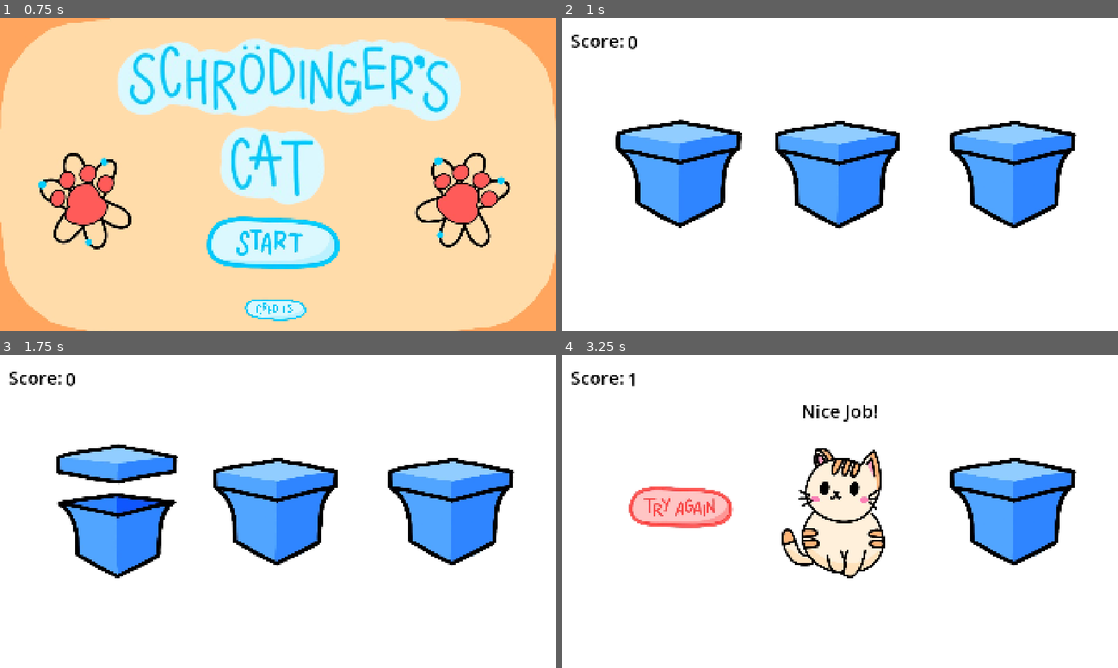
Above: before the commit, frames 1-4 (two rows, left to right).
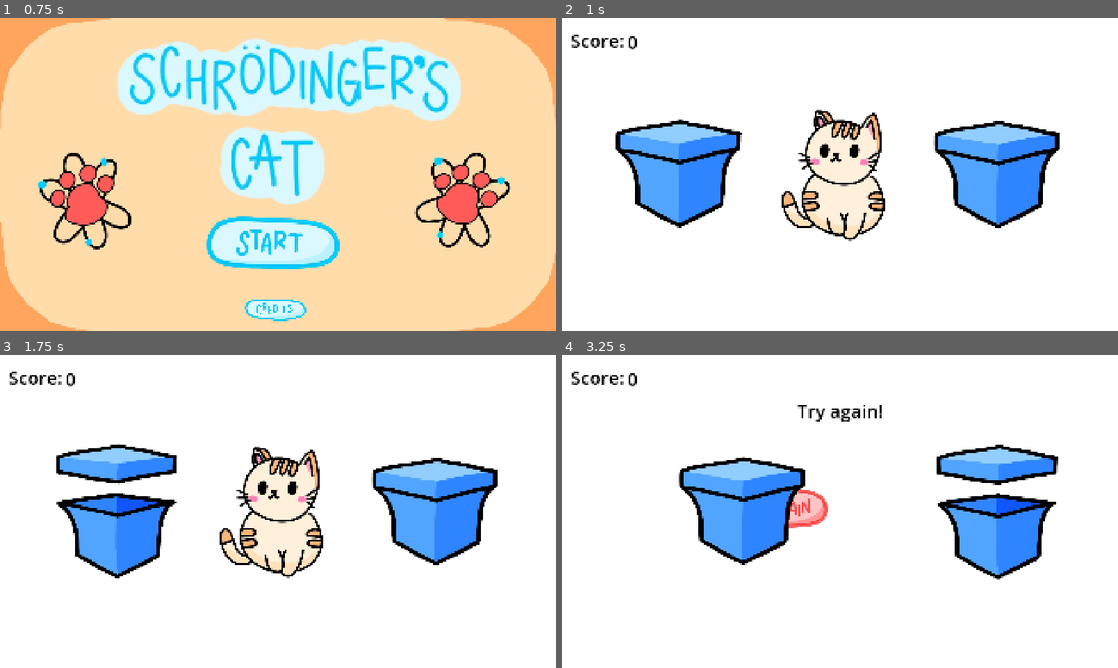
Above: after the commit, the same moments.

Repository: augustgrantham/gamejam2026
Game: Godot game, scene res://scenes/mainmenu.tscn
The game is run twice, just before and just after one commit, with the same random seed, the same clock (stepped at 60 frames per second) and the same inputs.
Inputs (mouse positions are in pixels of both pictures, inside the frame that each line leads up to):
- Up to frame 1 (0.75 s): click (278, 224) at 0.5 s
- Up to frame 2 (1 s): no input
- Up to frame 3 (1.75 s): tap Enter at 1.25 s; move the mouse to (116, 508) at 1.27 s; click (116, 508) at 1.42 s
- Up to frame 4 (3.25 s): tap Space at 2 s; move the mouse to (840, 508) at 2.02 s; click (840, 508) at 2.17 s; tap Enter at 2.75 s; move the mouse to (1012, 508) at 2.77 s; click (1012, 508) at 2.92 s

Frame 1 is identical in both runs. In frame 2, 11% of the frame differs, in the area x 9-93%, y 29-72%; in frame 3, 11%; in frame 4, 19%, in the area x 12-93%, y 5-72%.

Commit message:
Add swapping boxes and increasing difficulty

Diff:
--- a/where's-schrodinger's-cat-/scenes/game.tscn
+++ b/where's-schrodinger's-cat-/scenes/game.tscn
@@ -47,13 +47,12 @@
 [node name="Camera2D" type="Camera2D" parent="." unique_id=1734760689]
 
 [node name="box1" parent="." unique_id=1222013045 instance=ExtResource("2_e2o6t")]
-position = Vector2(-549, -1)
+position = Vector2(-550, -1)
 
 [node name="box2" parent="." unique_id=405739190 instance=ExtResource("2_e2o6t")]
-position = Vector2(0, 2)
 
 [node name="box3" parent="." unique_id=184713389 instance=ExtResource("2_e2o6t")]
-position = Vector2(605, 2)
+position = Vector2(550, 2)
 
 [connection signal="box_clicked" from="box1" to="." method="_on_box_1_box_clicked"]
 [connection signal="box_clicked" from="box2" to="." method="_on_box_2_box_clicked"]
--- a/where's-schrodinger's-cat-/scripts/game.gd
+++ b/where's-schrodinger's-cat-/scripts/game.gd
@@ -1,14 +1,18 @@
 extends Node2D
-
+var winning_box_node: Node2D
 var box_scene = preload("res://scenes/box.tscn")
 var points = 0
 var boxWithCat = 0
 var boxSelected = false
+var column_positions = [-550, 0, 550]
+var round = 1
+var duration = 0.75
 @onready var winStatuslabel = $CanvasLayer/winLabel
 @onready var scoreLabel = $CanvasLayer/scoreLabel
 @onready var box1 = $'box1'
 @onready var box2 = $'box2'
 @onready var box3 = $'box3'
+@onready var boxes = [box1,box2,box3]
 # Called when the node enters the scene tree for the first time.
 func _ready() -> void:
 	startRound()
@@ -21,8 +25,16 @@
 	box1.closed()
 	box2.closed()
 	box3.closed()
+	boxWithCat = randi_range(0,2)
+	winning_box_node = boxes[boxWithCat]
+	await showCat(boxes[boxWithCat])
 	boxSelected = false
-	boxWithCat = randi_range(1,3)
+	for i in range(0,round):
+		var boxToSwap1 = randi_range(0,2)
+		var boxToSwap2 = randi_range(0,2)
+		while(boxToSwap1 == boxToSwap2):
+			boxToSwap2 = randi_range(0,2)
+		await swap_boxes(boxToSwap1,boxToSwap2)
 	print(boxWithCat)
 func _on_box_1_box_clicked(id: Variant) -> void:
 	boxClicked(box1,1)
@@ -36,7 +48,7 @@
 func boxClicked(game_box,id):
 	if(!boxSelected):
 		AudioController.play_box_opening()
-		if (id == boxWithCat):
+		if (game_box == winning_box_node):
 			await game_box.open_box_animation()
 			game_box.cat_hehe()
 			boxSelected = true
@@ -46,6 +58,8 @@
 			print("yipee!!")
 			await get_tree().create_timer(2.0).timeout
 			winStatuslabel.text = ""
+			round += 1
+			duration -= 0.1
 			startRound()
 		else:
 			await game_box.open_box_animation()
@@ -55,3 +69,28 @@
 			await get_tree().create_timer(2.0).timeout
 			print("you lost dummy")
 			get_tree().change_scene_to_file("res://scenes/mainmenu.tscn")
+
+# Gemini generated syntax for tween
+func swap_boxes(col_a: int, col_b: int):
+	# 1. Identify the boxes we are moving
+	var first_box = boxes[col_a]
+	var second_box = boxes[col_b]
+
+	# 2. Update our tracking array so the game knows they moved
+	boxes[col_a] = second_box
+	boxes[col_b] = first_box
+
+	# 3. Physically move them in the game world
+	# We use a Tween to make it look smooth instead of "teleporting"
+	var tween = create_tween().set_parallel(true)
+
+	tween.tween_property(first_box, "position:x", column_positions[col_b], duration)
+	tween.tween_property(second_box, "position:x", column_positions[col_a], duration)
+	# Wait for the swap to finish before allowing more clicks
+	await tween.finished
+func showCat(box):
+	box.cat_hehe()
+	await get_tree().create_timer(1.5).timeout
+	box.closed()
+	await get_tree().create_timer(0.5).timeout
+	return 1;
